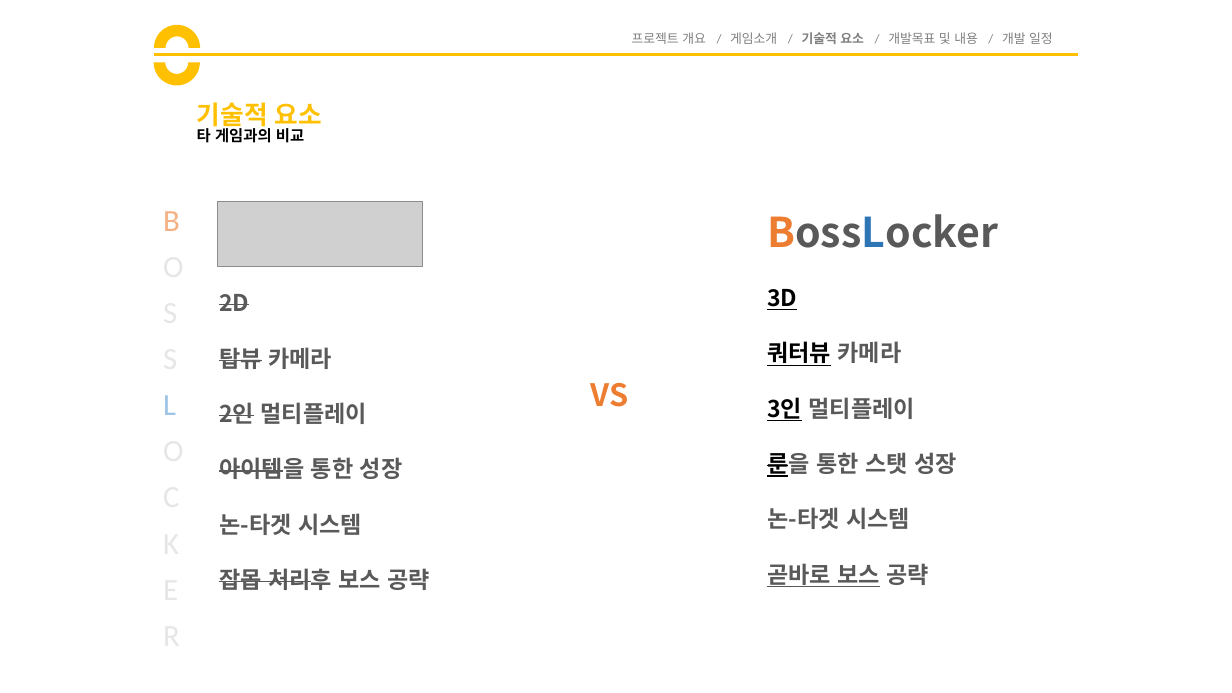
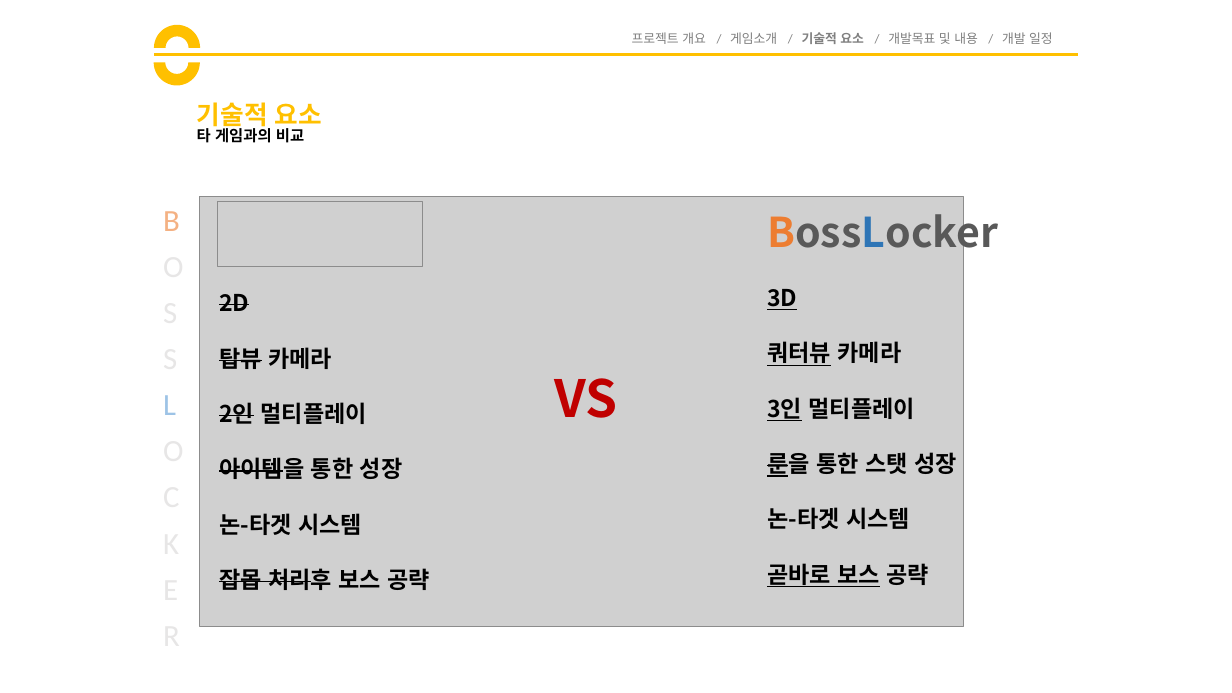
Before and after one commit to goddun/Report, a slide deck: slide 10 of 제안서.pptx (slide 9 before the commit). Drawn at 1232x693 pixels with LibreOffice and Linux fonts; fonts in the diff are those of the drawing; grey boxes stand for pictures. Boxes give left, top, right and bottom in pixels: in the first picture for what was removed or moved away, otherwise in the second. Text is boxed around its words. In the diff, an @@ line names an element or a change of style, - is before the commit and + after.

```diff
--- a/제안서.pptx
+++ b/제안서.pptx
@@ picture added at (200,197,963,627) @@
@@ text "2D" at (219,294,431,590): text colour #595959 to #000000 @@
@@ text at (767,341,957,587): text colour #595959 to #000000 in "카메라", "멀티플레이", "룬을 통한 스탯 성장", "논-타겟 시스템" and 1 more places @@
@@ text "VS": place and size @@
-text "VS" at (591,383,629,407)
+text "VS" at (555,378,618,418)
@@ text "VS" at (555,378,618,418): size 24 to 40 pt, text colour #ED7D31 to #C00000 @@
```
Also in this commit, not shown: 14 other slides changed, 1 slide added.
